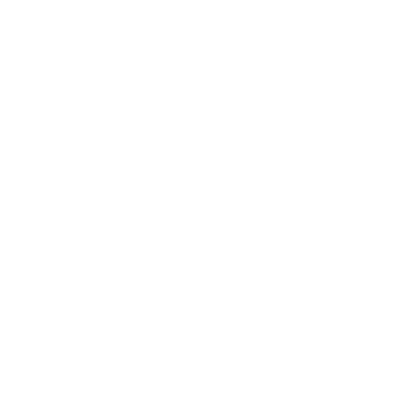
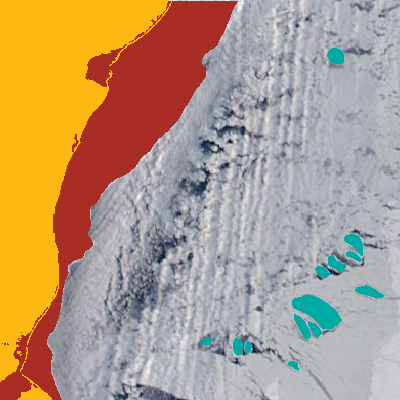
Layered file, before and after one edit (400 × 400). Changes by layer:
painted on "landmask" (1st of 2) over [0, 0, 173, 400]
painted on "landfast ice" over [0, 1, 238, 400]
painted on "ice floes" (2nd of 2) over [201, 48, 384, 371]
added layer "Layer 1" above "Background" over [0, 0, 400, 400]
